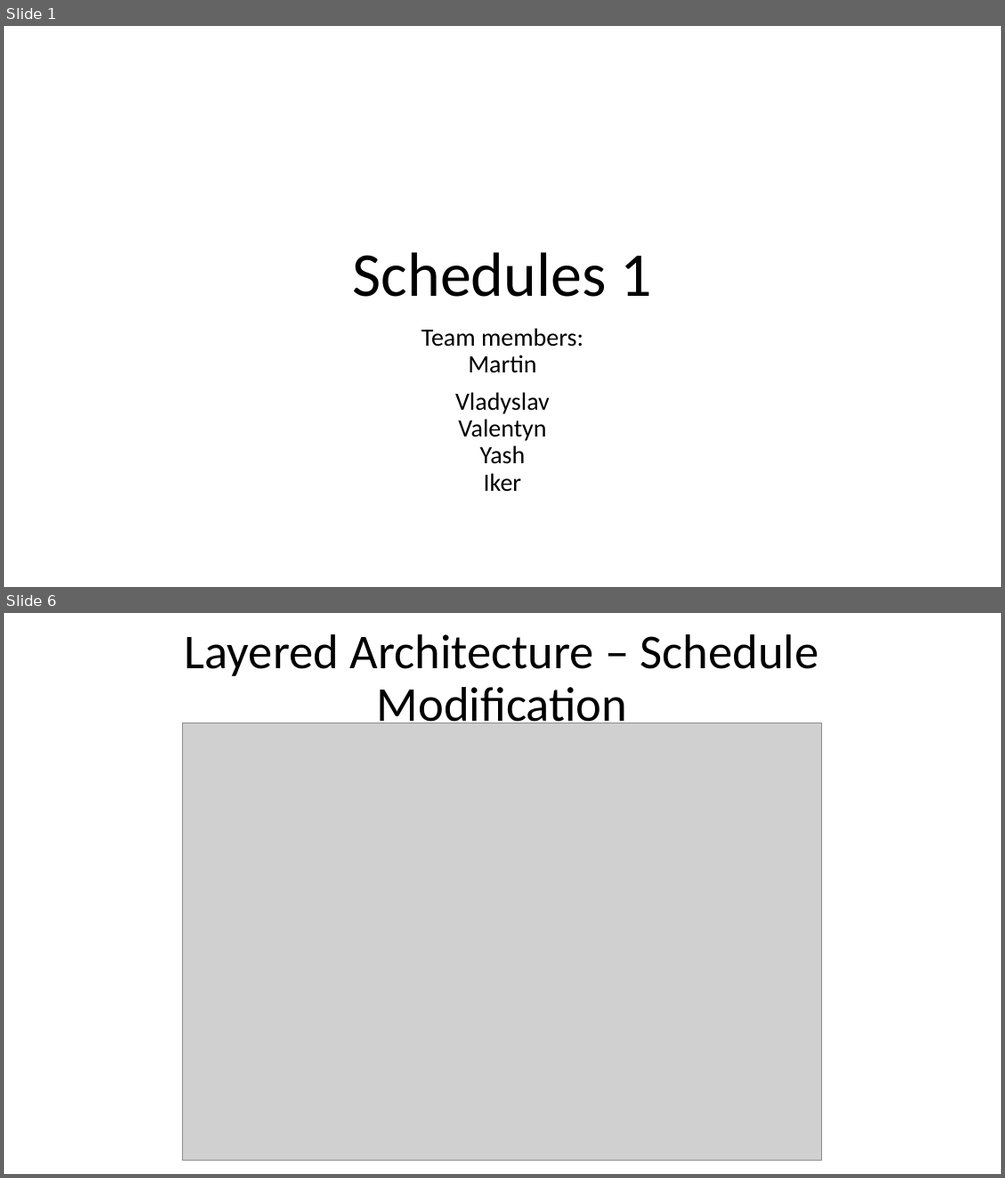
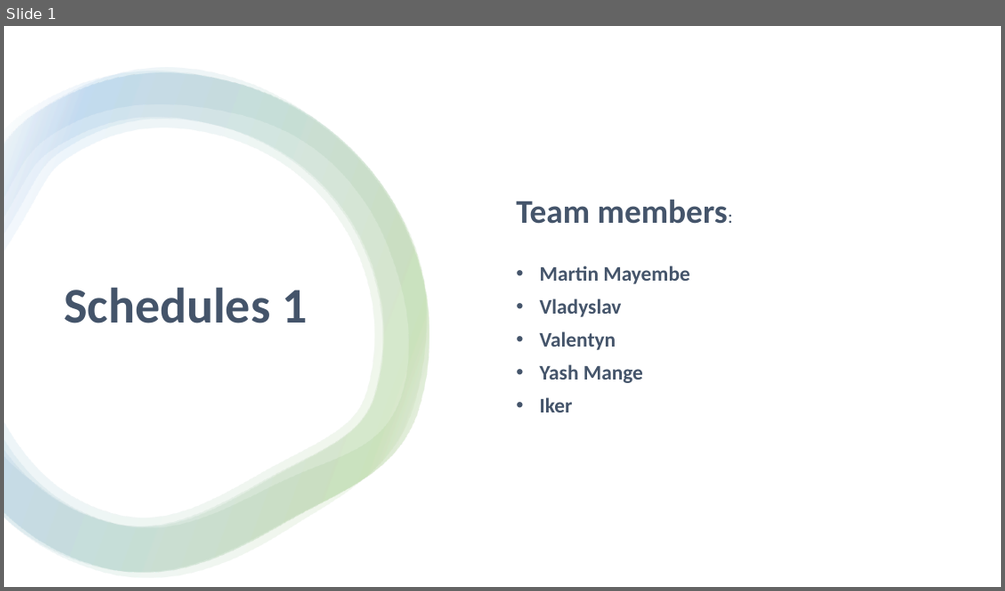
Before and after one commit to mayembe-martin/software_architecture_schedules, a slide deck: Schedules 1.pptx. Shown one above the other, each under a label of ours: slides 1 and 6 before the commit, slide 1 after it; the slides between them are not shown. The pictures are 1005x1178 and 1005x591 pixels, drawn with LibreOffice and Linux fonts; fonts in the diff are those of the drawing; grey boxes stand for pictures. Boxes give left, top, right and bottom in pixels: in the first picture for what was removed or moved away, otherwise in the second. Text is boxed around its words. In the diff, an @@ line names an element or a change of style, - is before the commit and + after.

```diff
--- a/Schedules 1.pptx
+++ b/Schedules 1.pptx
@@ slide 6 removed at bbox=[4, 613, 1001, 1174], background #FFFFFF @@
@@ title removed at bbox=[185, 634, 819, 733] @@
-Layered Architecture – Schedule Modification
@@ picture removed at bbox=[182, 723, 822, 1160] @@
@@ slide 1 changed as well @@
@@ rectangle added at bbox=[4, 26, 1001, 587], fill #FFFFFF @@
@@ group added at bbox=[4, 68, 429, 578]: 4 freeform shapes @@
@@ subtitle "Team members:" at bbox=[516, 200, 728, 412]: vertical alignment top to middle @@
@@ title "Schedules 1": place and size @@
-title "Schedules 1" at bbox=[353, 252, 651, 297]
+title "Schedules 1" at bbox=[64, 287, 307, 323]
@@ title "Schedules 1" at bbox=[64, 287, 307, 323]: size 60 to 48 pt, text colour #000000 to #44546A, bold on; alignment centre to left; vertical alignment bottom to middle @@
@@ subtitle at bbox=[516, 200, 728, 412]: text changed; size 24 to 20 pt; text colour #000000 to #44546A; bold on @@
-Team members:
-Martin
-Vladyslav
-Valentyn
-Yash
-Iker
+Team members:
+• Martin Mayembe
+• Vladyslav
+• Valentyn
+• Yash Mange
+• Iker
```
Also in this commit, not shown: 8 other slides changed, 4 slides added, 4 other slides removed.
